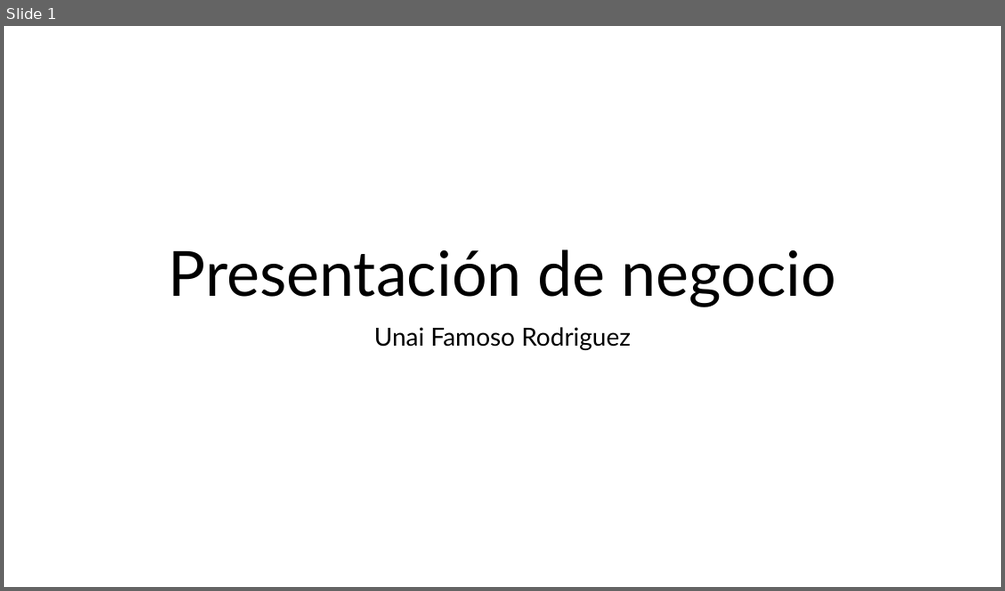
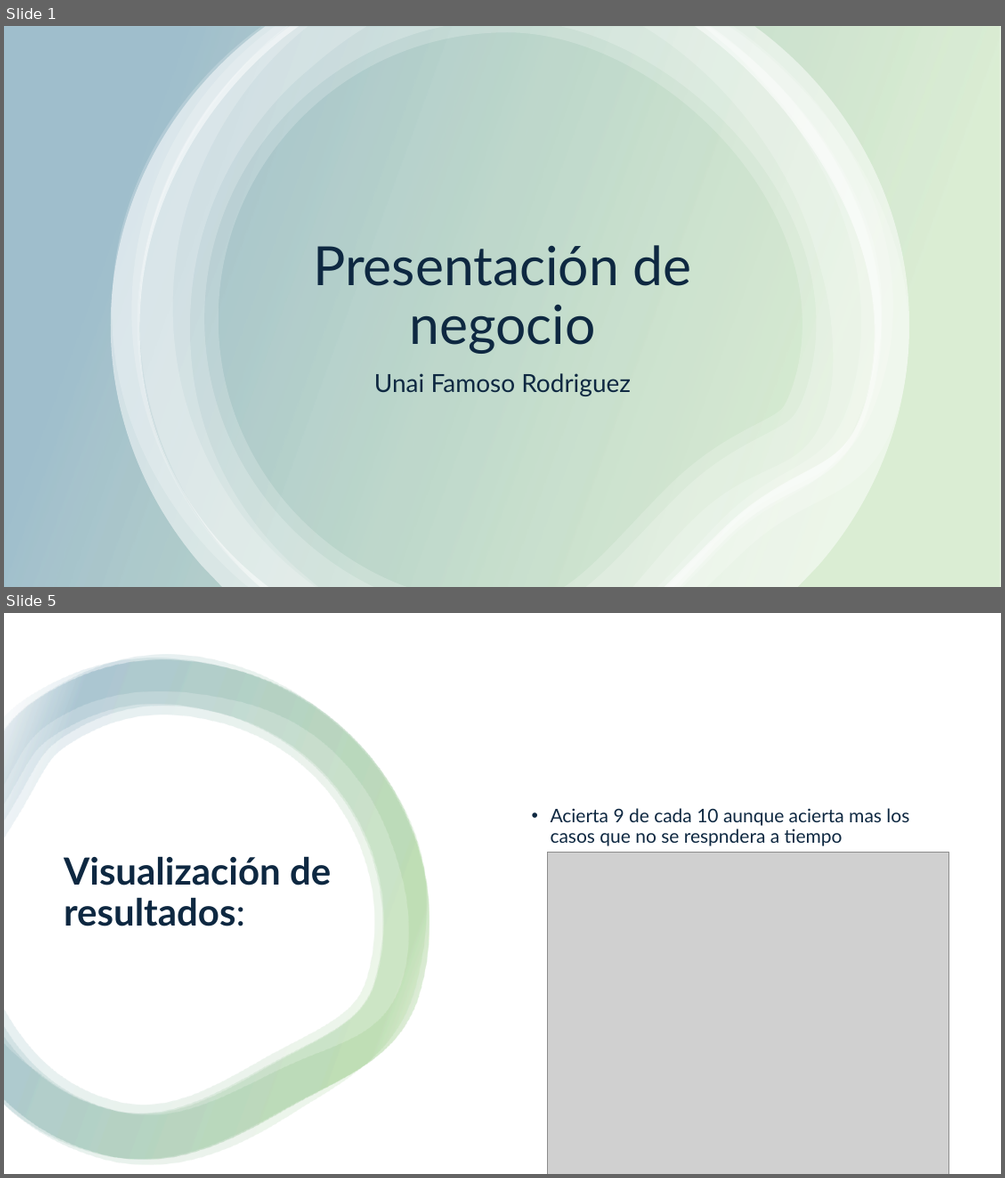
Before and after one commit to UnaiFam/Projecto-Final-ML, a slide deck: docs/Presentacion de negocio.pptx. Shown one above the other, each under a label of ours: slide 1 before the commit, slides 1 and 5 after it; the slides between them are not shown. The pictures are 1005x591 and 1005x1178 pixels, drawn with LibreOffice and Linux fonts; fonts in the diff are those of the drawing; grey boxes stand for pictures. Boxes give left, top, right and bottom in pixels: in the first picture for what was removed or moved away, otherwise in the second. Text is boxed around its words. In the diff, an @@ line names an element or a change of style, - is before the commit and + after.

```diff
--- a/docs/Presentacion de negocio.pptx
+++ b/docs/Presentacion de negocio.pptx
@@ slide 5 added at box(4, 613, 1001, 1174), background #FFFFFF @@
@@ rectangle added at box(4, 613, 1001, 1174), fill #FFFFFF @@
@@ group added at box(4, 655, 429, 1165): 4 freeform shapes @@
@@ text added at box(550, 808, 909, 846), 18 pt, text #0E2841 @@
+• Acierta 9 de cada 10 aunque acierta mas los casos que no se respndera a tiempo
@@ picture added at box(548, 852, 948, 1174) @@
@@ title added at box(64, 856, 331, 926), 36 pt, text #0E2841, bold @@
+Visualización de resultados:
@@ slide 1 changed as well @@
@@ rectangle added at box(4, 26, 1001, 587), fill gradient #4EA72E to #156082 @@
@@ group added at box(111, 26, 909, 587): 6 freeform shapes @@
@@ title "Presentación de negocio": place and size @@
-title "Presentación de negocio" at box(169, 249, 836, 307)
+title "Presentación de negocio" at box(313, 245, 692, 354)
@@ title "Presentación de negocio" at box(313, 245, 692, 354): size 60 to 52 pt, text colour #000000 to #0E2841 @@
@@ subtitle "Unai Famoso Rodriguez": place and size @@
-subtitle "Unai Famoso Rodriguez" at box(374, 327, 631, 350)
+subtitle "Unai Famoso Rodriguez" at box(374, 373, 631, 396)
@@ subtitle "Unai Famoso Rodriguez" at box(374, 373, 631, 396): text colour #000000 to #0E2841 @@
```
Also in this commit, not shown: 8 other slides added, 3 slides removed, 28 other files.
